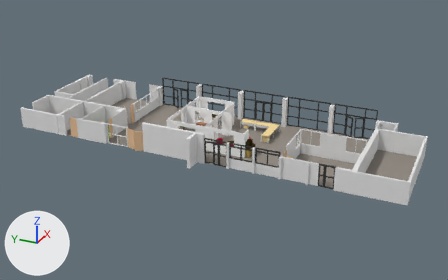
A saved change to the Blender file morse_ros/blender_files/laas_adream.blend.
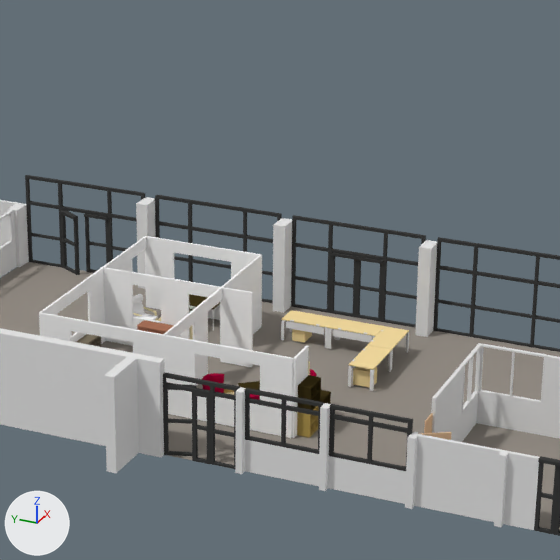
There are two pictures of each version: one whole from a 50 mm lens placed at (-46.6, -15.5, 25.9), pointed at (4.8, 7.6, 0.2), one close up on the part from 35% to 73% of the width and 9% to 70% of the height. Lighting does not change. The marker at lower left points along +X, +Y and +Z.

Objects in the first close-up: 'C6_plein_ext_P.003', 'C6_plein_ext_P.004', 'C6_plein_ext_P.015', 'C6_plein_ext_P.024', 'Floor_h020', 'Floor_h021', 'door_h20_9', 'glass_wall_h20_1', 'office_drawer_block', 'walls.000', 'walls.004', 'walls.005', 'walls.006', 'walls.007', 'walls.008', 'walls.011'.
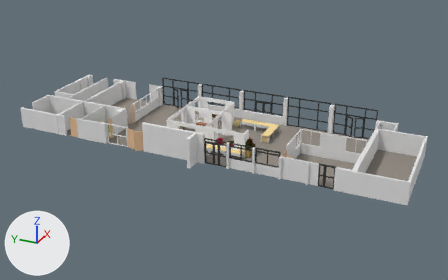
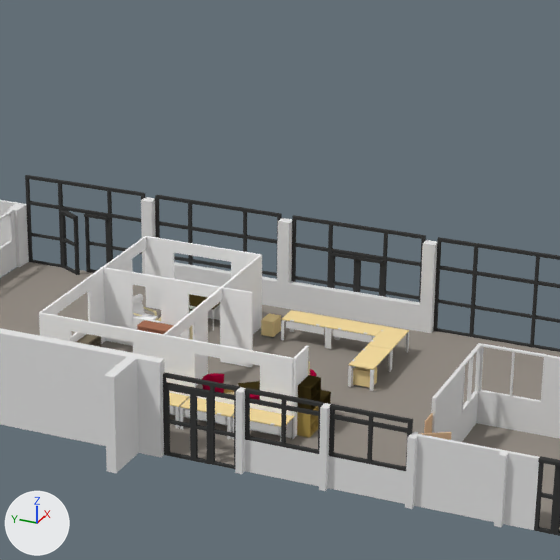
The change, as a diff of the scene's bpy script:
```diff
--- a/morse_ros/blender_files/laas_adream.blend.py
+++ b/morse_ros/blender_files/laas_adream.blend.py
@@ me_cube_123 @@
 me_cube_123.from_pydata(...)  # 16 vertices, 14 faces; spans x -15.18..-14.76, y -3.83..-3.13, z 0.0..3.03
 # used by ob_walls_008; location = (7.79, 18.49, 0.0); rotation_euler = (0.0, 0.0, 1.571), in degrees (0, 0, 90)
+# me_cube_123 part 1
+for i in [*range(12, 16)]: me_cube_123.vertices[i].co += Vector((0.0, -0.35, 0.0))
 me_cube_123.materials.append(mat_wall_mat)
@@ me_cube_122 @@
 me_cube_122.from_pydata(...)  # 16 vertices, 14 faces; spans x -10.19..-9.78, y -3.83..-3.13, z 0.0..3.03
 # used by ob_walls_007; location = (7.79, 18.49, 0.0); rotation_euler = (0.0, 0.0, 1.571), in degrees (0, 0, 90)
+# me_cube_122 part 2
+for i in [*range(8, 12)]: me_cube_122.vertices[i].co += Vector((0.0, -0.36, 0.0))
 me_cube_122.materials.append(mat_wall_mat)
@@ me_cube_121 @@
 me_cube_121.from_pydata(...)  # 16 vertices, 14 faces; spans x -5.2..-4.78, y -3.83..-3.13, z 0.0..3.03
 # used by ob_walls_006; location = (7.79, 18.49, 0.0); rotation_euler = (0.0, 0.0, 1.571), in degrees (0, 0, 90)
+# me_cube_121 part 3
+for i in [*range(12, 16)]: me_cube_121.vertices[i].co += Vector((0.0, -0.36, 0.0))
 me_cube_121.materials.append(mat_wall_mat)
@@ me_cube_026 @@
 me_cube_026.from_pydata(...)  # 56 vertices, 58 faces; spans x -0.1..16.4, y -1.0..2.1, z -0.2..55.2
 # used by ob_door_h20_9; location = (-0.08, 7.35, 0.01); rotation_euler = (0.0, 0.0, 5.041), in degrees (0, 0, 289); scale = (0.0542, 0.0559, 0.0387)
+# me_cube_026 part 4: the whole mesh is turned -18.4 degrees about the z axis through its middle, then moved by (0.4, -2.8, 0.0)
 me_cube_026.materials.append(mat_floor_lino_grey_dark)
@@ ob_office_drawer_block @@
 ob_office_drawer_block = bpy.data.objects.new('office_drawer_block', me_cube_068)
-ob_office_drawer_block.location = (9.07, 6.9, 0.02)
+ob_office_drawer_block.location = (9.07, 7.98, 0.02)
 ob_office_drawer_block.scale = (0.295, 0.215, 0.26)
@@ ob_cube @@
+ob_cube = bpy.data.objects.new('Cube', me_cube)  # a box spanning x 0.34..0.57, y -4.35..0.25, z -1.13..-0.19; in mat_wall_mat (white #e7e7e7)
+ob_cube.location = (10.94, 8.06, 1.09)
@@ ob_cube_001 @@
+ob_cube_001 = bpy.data.objects.new('Cube.001', me_cube_028)  # a box spanning x 0.35..0.57, y -4.35..0.25, z -1.13..-0.19; in mat_wall_mat (white #e7e7e7)
+ob_cube_001.location = (10.93, 13.03, 1.1)
@@ ob_office_desk_006 @@
+ob_office_desk_006 = bpy.data.objects.new('office_desk.006', me_cube_067.copy())  # the mesh of ob_office_desk
+ob_office_desk_006.location = (1.97, 8.49, 0.0)
+ob_office_desk_006.rotation_euler = (0.0, 0.0, 7.854)  # degrees (0, 0, 90)
@@ ob_office_desk_007 @@
+ob_office_desk_007 = bpy.data.objects.new('office_desk.007', me_cube_067.copy())  # the mesh of ob_office_desk
+ob_office_desk_007.location = (1.97, 6.84, 0.0)
+ob_office_desk_007.rotation_euler = (0.0, 0.0, 7.854)  # degrees (0, 0, 90)
@@ ob_office_desk_008 @@
+ob_office_desk_008 = bpy.data.objects.new('office_desk.008', me_cube_067.copy())  # the mesh of ob_office_desk
+ob_office_desk_008.location = (1.97, 5.18, 0.0)
+ob_office_desk_008.rotation_euler = (0.0, 0.0, 7.854)  # degrees (0, 0, 90)
```

Changed parts and their boxes [x1, y1, x2, y2] in the close-ups (560 x 560 px; the box of a moved part takes in the faces that stretch with it):
'Cube', added: after [288, 281, 420, 331]
'walls.007', reshaped (20% narrower): before [273, 218, 292, 313]; after [277, 218, 292, 309]
'walls.008', reshaped (17% narrower): before [415, 240, 437, 337]; after [419, 240, 437, 333]
'Cube.001', added: after [174, 262, 278, 307]
'walls.006', reshaped: before [136, 197, 156, 289]; after [141, 197, 156, 274]
'door_h20_9', mesh turned: before [163, 384, 196, 456]; after [164, 386, 192, 461]
'office_desk.008', added: after [232, 408, 295, 440]
'office_desk.007', added: after [180, 398, 234, 439]
'office_drawer_block', moved: before [292, 322, 312, 343]; after [261, 313, 281, 338]
'office_desk.006', added: after [169, 392, 190, 429]
part 1 of me_cube_123, moved or reshaped: before [415, 241, 437, 337]; after [419, 241, 437, 333]
part 2 of me_cube_122, moved or reshaped: before [273, 219, 292, 313]; after [277, 219, 292, 309]
part 3 of me_cube_121, moved or reshaped: before [136, 198, 155, 289]; after [141, 198, 155, 274]
